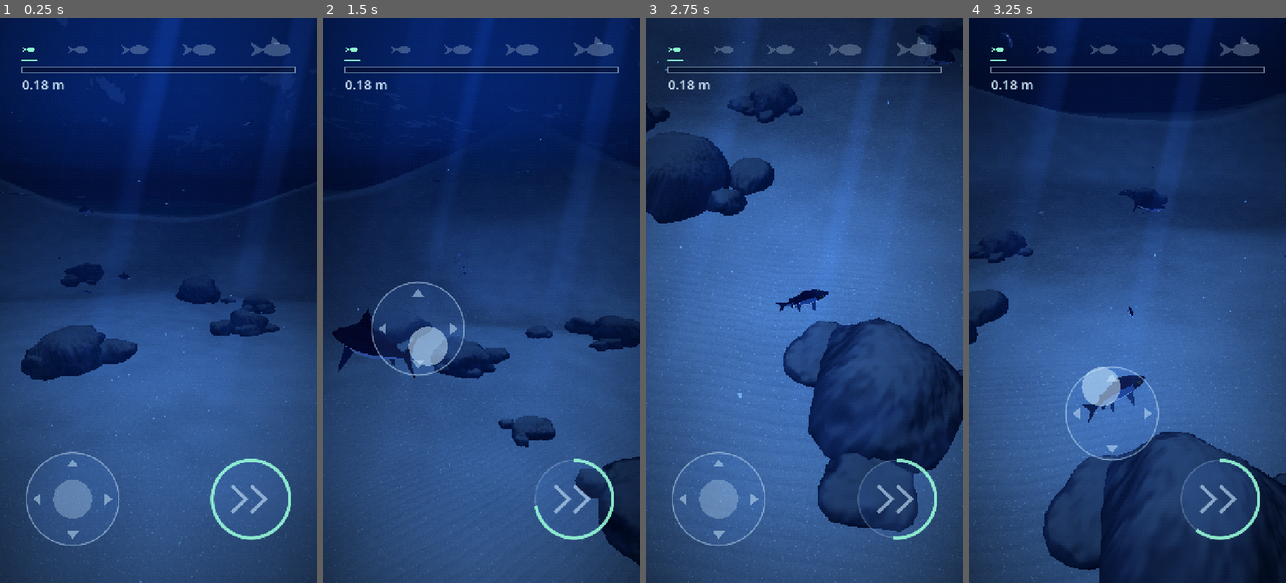
Above: before the commit, frames 1-4 (left to right).
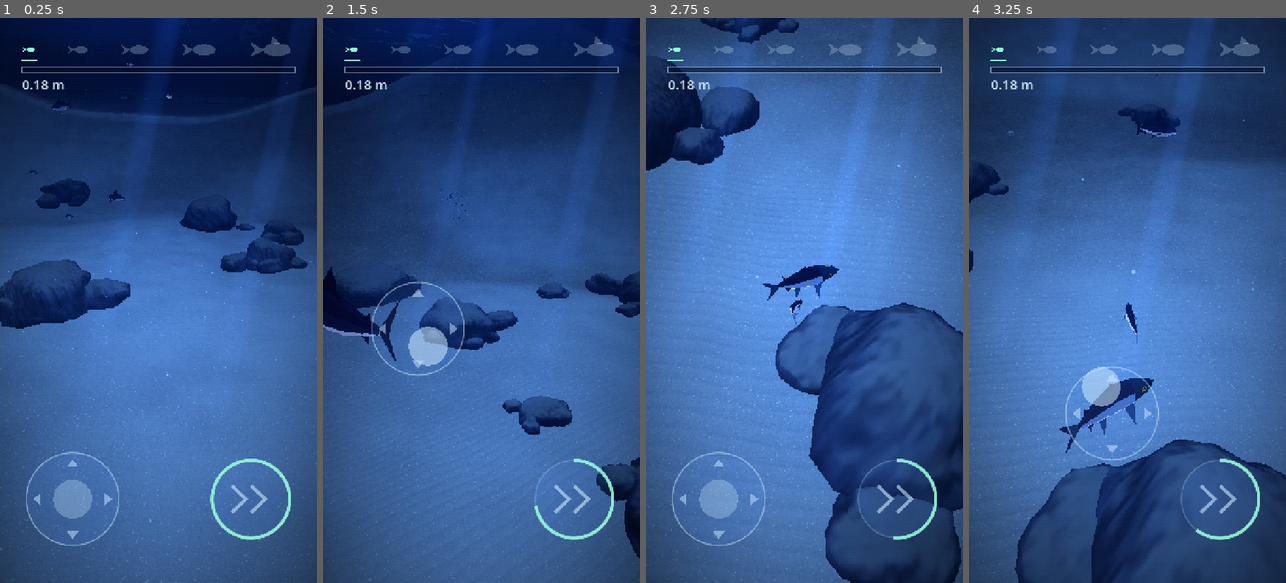
Above: after the commit, the same moments.

Repository: Sclondon/Gulp
Game: Godot game, scene res://main.tscn
The game is run twice, just before and just after one commit, with the same random seed, the same clock (stepped at 60 frames per second) and the same inputs.
Inputs (mouse positions are in pixels of both pictures, inside the frame that each line leads up to):
- Up to frame 1 (0.25 s): no input
- Up to frame 2 (1.5 s): tap Enter at 0.5 s; move the mouse to (551, 272) at 0.52 s; hold D 0.53-1.25 s; hold Shift 0.53-1.25 s; click (551, 272) at 0.67 s; tap Space at 0.77, 1.07 s; drag from (418, 328) to (465, 413) at 1.27 s
- Up to frame 3 (2.75 s): move the mouse to (836, 176) at 2.02 s; hold D from 2.03 s (still down); hold Shift from 2.03 s (still down); click (836, 176) at 2.17 s
- Up to frame 4 (3.25 s): release D at 2.75 s; release Shift at 2.75 s; drag from (1111, 413) to (1032, 215) at 2.77 s

The runs differ from the first frame. In frame 1, 67% of the frame differs, in the area x 0-100%, y 0-100%; in frame 2, 57%; in frame 3, 74%; in frame 4, 71%.

Commit message:
Gulp: fairer hunters, a higher camera, touch and inside-out tests, docs
Hunters ignore a player too small to bother with and tire sooner; the player
ignores food too small to be worth it; far-off schools and jellies rest; fish
show some of their own colour in dim water; README and CLAUDE.md.

Co-Authored-By: Claude Fable 5.2 <noreply@anthropic.com>
Claude-Session: https://claude.ai/code/session_018hhQTVwBUYqWdVQJEbT5CZ

Diff:
--- a/scripts/creature.gd
+++ b/scripts/creature.gd
@@ -54,7 +54,7 @@
 	mode = Mode.WANDER
 	_tired = maxf(_tired - delta, 0.0)
 	if player.alive:
-		if Life.can_eat(player.length, length) and far < 2.5 + player.length * 3.0:
+		if Life.is_food(player.length, length) and far < 2.5 + player.length * 3.0:
 			mode = Mode.FLEE
 		elif hunting and _tired <= 0.0 and player.safe <= 0.0 and Life.can_eat(length, player.length) \
 				and player.length >= length * Life.TOO_SMALL and far < SIGHT + length * SIGHT_PER_LENGTH:
--- a/scripts/hud.gd
+++ b/scripts/hud.gd
@@ -63,9 +63,11 @@
 	if danger > 0.01 and not over:
 		var pulse := danger * (0.35 + 0.15 * sin(_clock * 9.0))
 		var deep := 90.0 * u
-		for k in 6:
-			var inset := deep * k / 6.0
-			draw_rect(Rect2(Vector2(inset, inset), size - Vector2(inset, inset) * 2.0), Color(1.0, 0.15, 0.1, pulse * 0.3), false, deep / 6.0)
+		# (rings one inside the next, fainter towards the middle)
+		for k in 12:
+			var inset := deep * (k + 0.5) / 12.0
+			var faint := pow(1.0 - k / 12.0, 2.0)
+			draw_rect(Rect2(Vector2(inset, inset), size - Vector2(inset, inset) * 2.0), Color(1.0, 0.15, 0.1, pulse * faint), false, deep / 12.0 + 1.0)
 	# The row of fish, each bigger than the last.
 	var top := 46.0 * u
 	var wide := minf(size.x - 60.0 * u, 620.0 * u)
--- a/scripts/life.gd
+++ b/scripts/life.gd
@@ -7,7 +7,8 @@
 ## - Moon jellies (MoonJelly, from Moon Jellies), drifting about and glowing.
 ##
 ## The one rule (`can_eat`): a mouth eats what is no more than `BITE` of its own length. So the
-## player eats whatever is small enough when its mouth reaches it, and is eaten by whatever is
+## player eats whatever is small enough (and not too small to bother with: `WORTH`) when its
+## mouth reaches it, and is eaten by whatever is
 ## big enough that hunts it down; a moon jelly wider than the player can eat stings it instead
 ## (the run ends the same). The other fish do not eat each other. What is eaten comes back a
 ## little later somewhere far from the player, so the sea stays stocked.
@@ -16,6 +17,9 @@
 const BITE := 0.8
 ## A hunter takes no notice of a player smaller than this share of its own length.
 const TOO_SMALL := 0.3
+## The player takes no notice of food smaller than this share of its own length (a shark does not
+## graze on krill).
+const WORTH := 0.08
 ## How much food a jelly is for its size (it is mostly water), and krill and fish.
 const JELLY_RICH := 0.35
 
@@ -34,6 +38,10 @@
 const SARDINES_EACH := 36
 const SARDINE_LENGTH := 0.2
 const JELLIES := 9
+## How far off a school of sardines, a cloud of krill and a jelly are still moved and drawn (m).
+const SARDINES_SEEN := 32.0
+const KRILL_SEEN := 18.0
+const JELLY_SEEN := 32.0
 
 var player: Player
 ## Off: nothing hunts (for trying things out: `-- --calm`).
@@ -41,9 +49,15 @@
 ## How many fish are after the player just now.
 var hunters := 0
 
+## What it has cost so far, to be divided by `steps`: microseconds in the schools' eating and
+## roaming, the fish, and the jellies; and milliseconds the flocks spent on themselves.
+var cost_usec := Vector3.ZERO
+var flock_ms := 0.0
+var steps := 0
+
 var creatures: Array[Creature] = []
 var jellies: Array[MoonJelly] = []
-## Each: {flock, length, rich, goal, radius, low, high}.
+## Each: {flock, length, rich, goal, radius, low, high, seen}.
 var schools: Array[Dictionary] = []
 
 var _rng := RandomNumberGenerator.new()
@@ -54,6 +68,12 @@
 ## Whether something `eater` metres long can eat something `prey` metres long.
 static func can_eat(eater: float, prey: float) -> bool:
 	return prey <= eater * BITE
+
+
+## Whether something `prey` metres long is food for a player `eater` metres long: small enough
+## to eat, and big enough to be worth it.
+static func is_food(eater: float, prey: float) -> bool:
+	return prey <= eater * BITE and prey >= eater * WORTH
 
 
 func _ready() -> void:
@@ -76,6 +96,8 @@
 		# (its bell's radius: the smallest are food for the youngest fish)
 		jelly.size = lerpf(0.07, 0.45, pow(float(i) / (JELLIES - 1), 1.6))
 		jelly.beat_seconds = _rng.randf_range(2.0, 2.9) * (0.8 + jelly.size)
+		# (brighter than in Moon Jellies: this water is lighter)
+		jelly.glow = 1.7
 		add_child(jelly)
 		jellies.append(jelly)
 		_jelly_away.append(0.0)
@@ -91,9 +113,17 @@
 
 
 func step(delta: float) -> void:
+	var t0 := Time.get_ticks_usec()
 	_step_schools(delta)
+	var t1 := Time.get_ticks_usec()
 	_step_creatures(delta)
+	var t2 := Time.get_ticks_usec()
 	_step_jellies(delta)
+	cost_usec += Vector3(t1 - t0, t2 - t1, Time.get_ticks_usec() - t2)
+	for school in schools:
+		if (school.flock as Flock).visible:
+			flock_ms += (school.flock as Flock).sim_ms
+	steps += 1
 
 
 ## The nearest thing the player could eat just now (world), or Vector3.INF. For the bot.
@@ -102,7 +132,7 @@
 	var near := INF
 	var at := player.global_position
 	for school in schools:
-		if not can_eat(player.length, school.length):
+		if not is_food(player.length, school.length):
 			continue
 		var flock: Flock = school.flock
 		if flock.global_position.distance_to(at) - float(school.radius) > near:
@@ -114,14 +144,14 @@
 				near = far
 				best = flock.boid_position(i)
 	for each in creatures:
-		if each.away <= 0.0 and can_eat(player.length, each.length):
+		if each.away <= 0.0 and is_food(player.length, each.length):
 			# (a fish that will run is worth less than one the same distance off that will not)
 			var far := each.global_position.distance_to(at) * 1.5
 			if far < near:
 				near = far
 				best = each.global_position
 	for i in jellies.size():
-		if _jelly_away[i] <= 0.0 and can_eat(player.length, jellies[i].size * 2.0):
+		if _jelly_away[i] <= 0.0 and is_food(player.length, jellies[i].size * 2.0):
 			var far := jellies[i].global_position.distance_to(at)
 			if far < near:
 				near = far
@@ -146,6 +176,13 @@
 	var mouth := player.mouth()
 	for school in schools:
 		var flock: Flock = school.flock
+		# Too far off to be seen through the water, it is left as it is: not moved, not drawn.
+		var seen := flock.global_position.distance_to(at) < float(school.seen)
+		if seen != flock.visible:
+			flock.visible = seen
+			flock.set_process(seen)
+		if not seen:
+			continue
 		# The school roams: its bounds drift after a place that changes now and then.
 		var goal: Vector3 = school.goal
 		if flock.global_position.distance_to(goal) < 2.0:
@@ -156,7 +193,7 @@
 		if not player.alive:
 			flock.predators = PackedVector3Array()
 			continue
-		var edible := can_eat(player.length, school.length)
+		var edible := is_food(player.length, school.length)
 		flock.predators = PackedVector3Array([at]) if edible else PackedVector3Array()
 		if not edible or flock.global_position.distance_to(at) > float(school.radius) + 3.0:
 			continue
@@ -165,9 +202,9 @@
 		for i in all.size():
 			if all[i].distance_squared_to(mouth) < reach * reach:
 				player.feed(school.length, school.rich)
-				# (another turns up on the far side of the school)
+				# (another comes in from beyond the far side of the school, out of reach)
 				var behind := (flock.global_position - at).normalized()
-				flock.move_boid(i, flock.global_position + behind * float(school.radius) * 0.8)
+				flock.move_boid(i, flock.global_position + behind * (float(school.radius) + reach + 2.0))
 
 
 func _step_creatures(delta: float) -> void:
@@ -184,7 +221,7 @@
 			continue
 		if each.mode == Creature.Mode.HUNT:
 			hunters += 1
-		if can_eat(player.length, each.length):
+		if is_food(player.length, each.length):
 			if each.global_position.distance_to(mouth) < player.length * 0.3 + each.length * 0.35:
 				player.feed(each.length)
 				each.visible = false
@@ -202,6 +239,9 @@
 			if _jelly_away[i] <= 0.0:
 				_place_jelly(i, Sea.open_water(_rng, 1.0, player.global_position, 24.0))
 			continue
+		# (too far off to be seen beating, it hangs where it is)
+		if jelly.global_position.distance_to(player.global_position) > JELLY_SEEN:
+			continue
 		_jelly_time[i] -= delta
 		if _jelly_time[i] <= 0.0 or jelly.global_position.distance_to(jelly.goal) < 1.0:
 			jelly.goal = Sea.open_water(_rng, 1.0 + jelly.size)
@@ -211,12 +251,12 @@
 		if not player.alive:
 			continue
 		var wide := jelly.size * 2.0
-		if can_eat(player.length, wide):
+		if is_food(player.length, wide):
 			if jelly.global_position.distance_to(player.mouth()) < player.length * 0.3 + jelly.size * 0.8:
 				player.feed(wide, JELLY_RICH)
 				jelly.visible = false
 				_jelly_away[i] = _rng.randf_range(8.0, 16.0)
-		elif hunting and jelly.global_position.distance_to(player.global_position) < jelly.size * 0.85 + player.length * 0.25:
+		elif hunting and not can_eat(player.length, wide) and jelly.global_position.distance_to(player.global_position) < jelly.size * 0.85 + player.length * 0.25:
 			player.die("jelly")
 
 
@@ -243,7 +283,8 @@
 	at.y = clampf(at.y, low, high)
 	flock.position = at
 	add_child(flock)
-	schools.append({"flock": flock, "length": length, "rich": 1.0, "goal": at, "radius": rules.bounds_size.x, "low": low, "high": high})
+	schools.append({"flock": flock, "length": length, "rich": 1.0, "goal": at, "radius": rules.bounds_size.x, "low": low, "high": high,
+			"seen": KRILL_SEEN if length < 0.1 else SARDINES_SEEN})
 
 
 ## Krill: a loose cloud of tiny pink shrimps that takes no notice of anything (after Salmon
--- a/scripts/main.gd
+++ b/scripts/main.gd
@@ -14,9 +14,10 @@
 ##
 ## Arguments (after --): --bot plays by itself and starts again when eaten; --seconds=<n> quits
 ## after n seconds (with --bot, printing how it did); --check runs the smoke test's checks
-## (tests/checks.gd) and quits; --stage=<n> starts runs at a later stage (0..4); --calm:
+## (tests/checks.gd) and quits, --check=touch its touch checks (in a window); --stage=<n> starts runs at a later stage (0..4); --calm:
 ## nothing hunts; --over ends the run at once (for a picture of that screen); --shot=<seconds>
-## saves a picture at that time and quits (--out=<file>).
+## saves a picture at that time and quits (--out=<file>); --near=<jelly|shark|salmon|sardines|krill>
+## starts the run beside one of those, with nothing hunting (to look at it).
 
 const SAVE := "user://gulp.cfg"
 
@@ -43,9 +44,11 @@
 var _shot_at := -1.0
 var _shot_out := ""
 var _checking := false
+var _touching := false
 var _end_now := false
 var _saves := true
 var _accept_was := false
+var _near := ""
 
 
 func _ready() -> void:
@@ -56,6 +59,8 @@
 			botted = true
 		elif arg == "--check":
 			_checking = true
+		elif arg == "--check=touch":
+			_touching = true
 		elif arg == "--calm":
 			calm = true
 		elif arg == "--over":
@@ -66,10 +71,13 @@
 			_start_stage = int(arg.get_slice("=", 1))
 		elif arg.begins_with("--shot="):
 			_shot_at = float(arg.get_slice("=", 1))
+		elif arg.begins_with("--near="):
+			_near = arg.get_slice("=", 1)
+			calm = true
 		elif arg.begins_with("--out="):
 			_shot_out = arg.get_slice("=", 1)
 	# (a test's runs are not kept as the player's best)
-	_saves = not (botted or _checking or _shot_at >= 0.0 or _quit_at >= 0.0)
+	_saves = not (botted or _checking or _touching or _shot_at >= 0.0 or _quit_at >= 0.0)
 	var container := SubViewportContainer.new()
 	container.set_anchors_and_offsets_preset(Control.PRESET_FULL_RECT)
 	container.stretch = true
@@ -124,9 +132,10 @@
 		if kept.load(SAVE) == OK:
 			hud.best = float(kept.get_value("best", "length", 0.0))
 	restart()
-	if _checking:
+	if _checking or _touching:
 		var checks: Node = (load("res://tests/checks.gd") as GDScript).new()
 		checks.set(&"main", self)
+		checks.set(&"touch", _touching)
 		add_child(checks)
 
 
@@ -142,8 +151,34 @@
 	hud.danger = 0.0
 	pad.visible = true
 	pad.release()
+	if _near != "":
+		_go_near()
 	camera.global_position = _camera_place()
 	_aim_camera()
+
+
+## Puts the player beside something, looking at it (--near).
+func _go_near() -> void:
+	var what := Vector3.ZERO
+	var big := 1.0
+	match _near:
+		"jelly":
+			what = life.jellies[life.jellies.size() - 1].global_position
+		"sardines":
+			what = (life.schools[Life.KRILL_CLOUDS].flock as Flock).global_position
+			big = 3.0
+		"krill":
+			what = (life.schools[0].flock as Flock).global_position
+		_:
+			for each in life.creatures:
+				if each.kind == _near:
+					what = each.global_position
+					big = each.length
+	var from := what + Vector3(0.0, 0.2, 1.0).normalized() * (1.2 + big * 1.2)
+	player.global_position = from
+	player.yaw = 0.0
+	player.pitch = -0.15
+	player.heading = (what - from).normalized()
 
 
 func _process(delta: float) -> void:
@@ -157,7 +192,7 @@
 		_aim_camera()
 		hud.reached = maxf(hud.reached, player.length)
 	# (wider in an upright window, where the picture is narrow)
-	camera.fov = 82.0 if size.y > size.x else 62.0
+	camera.fov = 72.0 if size.y > size.x else 60.0
 	hud.danger = lerpf(hud.danger, 1.0 if life.hunters > 0 and player.alive else 0.0, 1.0 - exp(-6.0 * delta))
 	pad.stamina = player.stamina
 	if over:
@@ -180,7 +215,10 @@
 			best_stage = maxi(best_stage, player.stage)
 			print("GULP BOT best_stage=%d deaths=%d meals=%d longest=%.2f" % [best_stage, deaths, total_meals + player.meals, maxf(hud.best, hud.reached)])
 			print("GULP BOT PASSED" if best_stage >= 1 else "GULP BOT FAILED (never grew a stage)")
-		print("GULP RAN %.0f s" % _clock)
+		var cost := life.cost_usec / maxf(life.steps, 1.0) / 1000.0
+		print("GULP COST a frame: schools %.2f ms, fish %.2f ms, jellies %.2f ms, flocks themselves %.2f ms" % [cost.x, cost.y, cost.z, life.flock_ms / maxf(life.steps, 1.0)])
+		var drawn := Engine.get_frames_drawn()
+		print("GULP RAN %.0f s" % _clock + (", %d frames drawn, %.1f ms a frame" % [drawn, 1000.0 * _clock / drawn] if drawn > 0 else ""))
 		get_tree().quit()
 
 
@@ -217,12 +255,13 @@
 ## the fish is, and inside the sea.
 func _camera_place() -> Vector3:
 	var long := player.length
-	var behind := player.global_position - player.heading * (1.1 + long * 3.0) + Vector3.UP * (0.3 + long * 0.75)
+	# (above as well as behind: from straight behind a fish is only as big as it is thick)
+	var behind := player.global_position - player.heading * (0.25 + long * 1.9) + Vector3.UP * (0.2 + long * 1.1)
 	return Sea.keep_in(behind, 0.3)
 
 
 func _aim_camera() -> void:
-	var at := player.global_position + player.heading * player.length
+	var at := player.global_position + player.heading * player.length * 0.6
 	if at.distance_to(camera.global_position) > 0.05:
 		camera.look_at(at, Vector3.UP)
 
--- a/scripts/player.gd
+++ b/scripts/player.gd
@@ -72,7 +72,7 @@
 ## It has eaten something `prey_length` metres long (`rich`: how much food it is for its size).
 func feed(prey_length: float, rich := 1.0) -> void:
 	meals += 1
-	progress += maxf(MEAL * rich * pow(prey_length / length, 1.5), 0.012)
+	progress += MEAL * rich * pow(prey_length / length, 1.5)
 	ate.emit(mouth())
 	if progress >= 1.0 and stage < STAGES.size() - 1:
 		stage += 1
--- a/scripts/sea.gd
+++ b/scripts/sea.gd
@@ -102,7 +102,7 @@
 	env.background_color = Color(0.012, 0.07, 0.17)
 	env.ambient_light_source = Environment.AMBIENT_SOURCE_COLOR
 	env.ambient_light_color = Color(0.3, 0.5, 0.8)
-	env.ambient_light_energy = 0.55
+	env.ambient_light_energy = 0.95
 	env.fog_enabled = true
 	env.fog_light_color = Color(0.012, 0.07, 0.17)
 	env.fog_density = 0.04
@@ -119,7 +119,7 @@
 	add_child(world)
 	var sun := DirectionalLight3D.new()
 	sun.light_color = Color(0.55, 0.78, 1.0)
-	sun.light_energy = 0.9
+	sun.light_energy = 1.5
 	sun.rotation_degrees = Vector3(-72.0, 25.0, 0.0)
 	sun.shadow_enabled = false
 	add_child(sun)
--- a/shaders/fish.gdshader
+++ b/shaders/fish.gdshader
@@ -4,7 +4,8 @@
 // Gulp: this is Salmon Run 2's shaders/fish.gdshader (as of its 37b2825) made to fit a fish of
 // any length. There the wag was worked out for the salmon's own mesh (nose at -0.5, 1.8 long);
 // here Fish tells it where the mesh's nose and tail are (`nose_z`, `tail_z`). The charge and
-// grab poses (`curl`) and the whale's `heave` are left out; `bend` is the body bending into a turn.
+// grab poses (`curl`) and the whale's `heave` are left out; `bend` is the body bending into a turn;
+// `lit` is new.
 shader_type spatial;
 render_mode cull_disabled, specular_disabled;
 
@@ -17,6 +18,9 @@
 // Where the mesh's nose and tail are along z (the nose is at -z).
 uniform float nose_z = -0.5;
 uniform float tail_z = 1.3;
+// Gulp: how much of its own colour it shows however little light falls on it, so that a fish
+// can be told from its shadow in dim water.
+uniform float lit = 0.45;
 
 void vertex() {
 	float span = tail_z - nose_z;
@@ -31,5 +35,5 @@
 	ALBEDO = col;
 	ROUGHNESS = 0.7;
 	float rim = pow(1.0 - clamp(dot(NORMAL, VIEW), 0.0, 1.0), 3.0);
-	EMISSION = col * rim * 0.8 + vec3(1.0) * flash;
+	EMISSION = col * (lit + rim * 0.8) + vec3(1.0) * flash;
 }
--- a/tests/checks.gd
+++ b/tests/checks.gd
@@ -6,6 +6,9 @@
 ## each and GULP SMOKE PASSED or FAILED, then quits.
 
 var main: Node
+## The touch checks instead (`-- --check=touch`, in a window: tests/touch.sh): touches sent as
+## a finger would send them work the stick, the burst button and the start-again button.
+var touch := false
 
 var _bad := 0
 
@@ -15,6 +18,9 @@
 
 
 func _run() -> void:
+	if touch:
+		await _touches()
+		return
 	var life: Life = main.life
 	var player: Player = main.player
 	life.hunting = false
@@ -35,7 +41,7 @@
 		if player.meals > meals:
 			break
 	_check("eats a krill", player.meals > meals and player.progress > progress, "meals %d, progress %.3f" % [player.meals, player.progress])
-	_check("cannot eat a sardine yet", not Life.can_eat(player.length, Life.SARDINE_LENGTH))
+	_check("cannot eat a sardine yet", not Life.is_food(player.length, Life.SARDINE_LENGTH))
 	# Fed, it becomes the next fish, bigger.
 	var was := player.length
 	for n in 40:
@@ -43,10 +49,11 @@
 			break
 		player.feed(player.length)
 	_check("grows into the next fish", player.stage == 1 and player.kind == "smolt" and player.length > was, "%s %.2f m" % [player.kind, player.length])
-	_check("can eat a sardine now", Life.can_eat(player.length, Life.SARDINE_LENGTH))
+	_check("can eat a sardine now", Life.is_food(player.length, Life.SARDINE_LENGTH))
+	_check("a shark does not graze on krill", not Life.is_food(3.0, Life.KRILL_LENGTH) and Life.is_food(3.0, 1.0))
 	# A smaller fish near it flees.
 	player.progress = 0.9
-	player.feed(0.01)
+	player.feed(0.05)
 	var small: Creature = life.creatures[0]
 	small.length = 0.3
 	small.place(player.global_position + player.global_basis.x * 2.0)
@@ -102,3 +109,62 @@
 	if not good:
 		_bad += 1
 	print("CHECK %s: %s%s" % [what, "ok" if good else "BAD", ("  (" + note + ")") if note != "" else ""])
+
+
+func _touches() -> void:
+	# (deaf to the real mouse, keys and gamepad as far as can be: the window never has focus)
+	DisplayServer.window_set_flag(DisplayServer.WINDOW_FLAG_NO_FOCUS, true)
+	var life: Life = main.life
+	var player: Player = main.player
+	var pad: TouchPad = main.pad
+	life.hunting = false
+	await _frames(30)
+	var u := pad.unit()
+	# The stick, pushed right: the fish turns right.
+	var yaw := player.yaw
+	_touch(0, pad.stick_home() + Vector2(70.0 * u, 0.0), true)
+	await _frames(30)
+	_check("the stick pushed right turns the fish right", pad.stick.x > 0.4 and player.yaw < yaw - 0.2, "stick %.2f, yaw %.2f to %.2f" % [pad.stick.x, yaw, player.yaw])
+	# Dragged up: nose up.
+	var pitch := player.pitch
+	_drag(0, pad.stick_home() + Vector2(0.0, -90.0 * u))
+	await _frames(30)
+	_check("the stick pushed up lifts its nose", pad.stick.y > 0.5 and player.pitch > pitch + 0.2, "stick %.2f, pitch %.2f to %.2f" % [pad.stick.y, pitch, player.pitch])
+	# The burst button, with another finger.
+	_touch(1, pad.boost_home(), true)
+	await _frames(30)
+	_check("the round button is a burst", pad.boost and player.boosting and player.stamina < 0.95, "stamina %.2f" % player.stamina)
+	_touch(0, pad.stick_home(), false)
+	_touch(1, pad.boost_home(), false)
+	await _frames(5)
+	_check("letting go lets go", pad.stick == Vector2.ZERO and not pad.boost and not player.boosting)
+	# The run over: the round arrow starts another.
+	player.safe = 0.0
+	player.die("test")
+	await _frames(50)
+	var again: Control = main.hud.get_child(0)
+	_check("the start-again button shows", main.over and again.visible)
+	var middle := again.global_position + again.size * 0.5
+	_touch(0, middle, true)
+	await _frames(3)
+	_touch(0, middle, false)
+	await _frames(10)
+	_check("a tap on it starts another run", not main.over and player.alive and pad.visible)
+	print("GULP TOUCH PASSED" if _bad == 0 else "GULP TOUCH FAILED (%d)" % _bad)
+	get_tree().quit()
+
+
+# A finger down or up at a place on the screen (given in the game's own units, sent in window pixels).
+func _touch(finger: int, at: Vector2, down: bool) -> void:
+	var event := InputEventScreenTouch.new()
+	event.index = finger
+	event.position = get_viewport().get_final_transform() * at
+	event.pressed = down
+	Input.parse_input_event(event)
+
+
+func _drag(finger: int, to: Vector2) -> void:
+	var event := InputEventScreenDrag.new()
+	event.index = finger
+	event.position = get_viewport().get_final_transform() * to
+	Input.parse_input_event(event)
--- /dev/null
+++ b/tests/winding.gd
@@ -0,0 +1,68 @@
+extends SceneTree
+## Inside-out check for every mesh the game draws: the fish (Salmon Run 2's, built by
+## scripts/world/props.gd) and the two models (the moon jelly and the rocks).
+##
+##   godot --headless --path . --audio-driver Dummy -s res://tests/winding.gd
+##
+## For each mesh: the share of its triangles whose winding (Godot's front faces wind clockwise
+## as seen, so a triangle a, b, c faces along (c - a) x (b - a)) agrees with its normals, and
+## its volume as its faces enclose it (positive: they face outwards). A solid passes if nearly
+## all its triangles agree and its volume is positive; the jelly is thin two-sided sheets, so
+## only its winding against its normals is judged. Prints a WINDING line each and PASSED or FAILED.
+
+const Props := preload("res://scripts/world/props.gd")
+
+
+func _initialize() -> void:
+	var bad := 0
+	var meshes := {
+		"sardine": Props.sardine(),
+		"small fish": Props.small_fish(Color.WHITE, Color.WHITE),
+		"smolt": Props.salmon("smolt"),
+		"salmon": Props.salmon("ocean"),
+		"tuna": Props.tuna(),
+		"shark": Props.shark_whole(),
+	}
+	for name: String in meshes:
+		bad += _judge(name, meshes[name], true)
+	bad += _judge("rocks (sea_floor.glb)", _model("res://models/sea_floor.glb"), true)
+	bad += _judge("moon jelly (moon_jelly.glb)", _model("res://models/moon_jelly.glb"), false)
+	print("WINDING PASSED" if bad == 0 else "WINDING FAILED (%d)" % bad)
+	quit()
+
+
+func _model(path: String) -> Mesh:
+	var made := (load(path) as PackedScene).instantiate()
+	var mesh := (made.find_children("*", "MeshInstance3D", true, false)[0] as MeshInstance3D).mesh
+	made.free()
+	return mesh
+
+
+func _judge(name: String, mesh: Mesh, solid: bool) -> int:
+	var count := 0
+	var agree := 0
+	var volume := 0.0
+	for surface in mesh.get_surface_count():
+		var arrays := mesh.surface_get_arrays(surface)
+		var points: PackedVector3Array = arrays[Mesh.ARRAY_VERTEX]
+		var normals: PackedVector3Array = arrays[Mesh.ARRAY_NORMAL]
+		var index: PackedInt32Array = arrays[Mesh.ARRAY_INDEX] if arrays[Mesh.ARRAY_INDEX] != null else PackedInt32Array()
+		var corners := index.size() if not index.is_empty() else points.size()
+		for t in range(0, corners, 3):
+			var ia := index[t] if not index.is_empty() else t
+			var ib := index[t + 1] if not index.is_empty() else t + 1
+			var ic := index[t + 2] if not index.is_empty() else t + 2
+			var a := points[ia]
+			var b := points[ib]
+			var c := points[ic]
+			var facing := (c - a).cross(b - a)
+			if facing.length_squared() < 1e-14:
+				continue
+			count += 1
+			if facing.dot(normals[ia] + normals[ib] + normals[ic]) > 0.0:
+				agree += 1
+			volume += facing.dot(a + b + c) / 18.0
+	var share := 100.0 * agree / maxf(count, 1.0)
+	var good := share >= 99.0 and (volume > 0.0 or not solid)
+	print("WINDING %s: %d triangles, winding agrees with normals %.1f%%, volume %.4f: %s" % [name, count, share, volume, "ok" if good else "BAD"])
+	return 0 if good else 1
Not shown, added: CLAUDE.md
Not shown, added: tests/shots.sh
Not shown, added: tests/touch.sh
